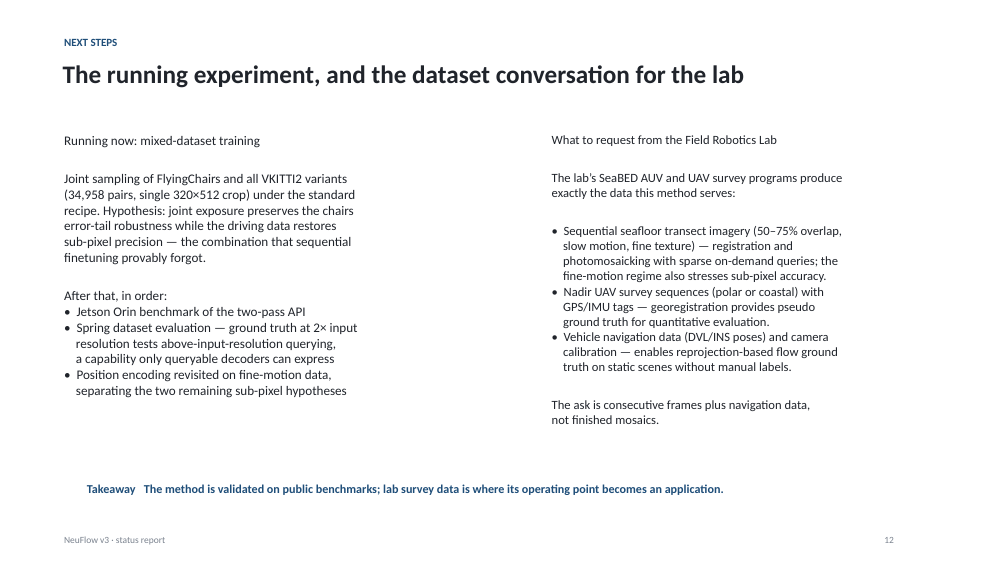
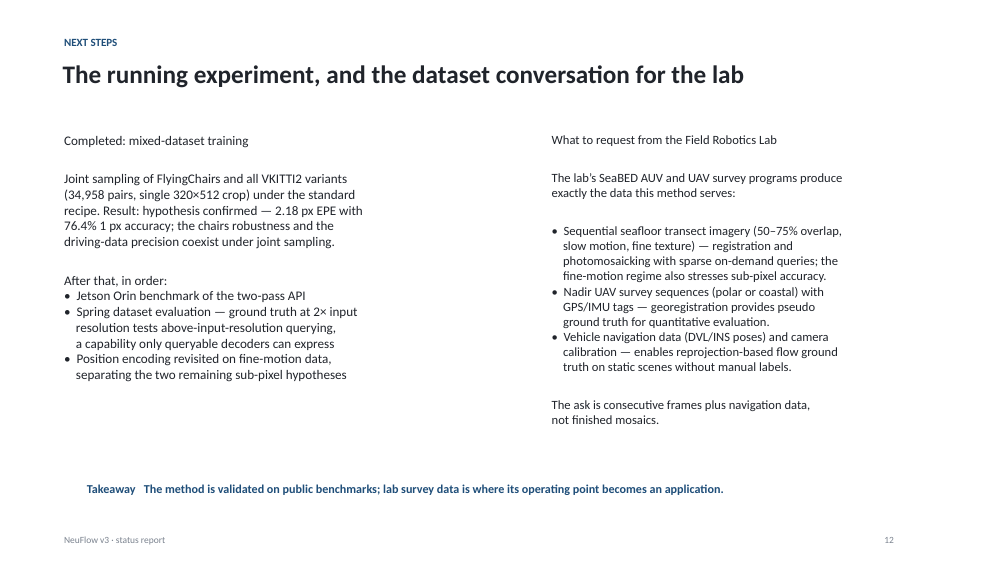
Before and after one commit to shrirag10/Neuflowv3, a slide deck: slide 12 of docs/NeuFlow_v3_status.pptx. Drawn at 1008x567 pixels with LibreOffice and Linux fonts; fonts in the diff are those of the drawing. Boxes give left, top, right and bottom in pixels: in the first picture for what was removed or moved away, otherwise in the second. Text is boxed around its words. In the diff, an @@ line names an element or a change of style, - is before the commit and + after.

Commit message:
Mixed-dataset result: 2.183 EPE / 76.4% 1px — best to date, beats v2 by 6% with near-parity precision

```diff
--- a/docs/NeuFlow_v3_status.pptx
+++ b/docs/NeuFlow_v3_status.pptx
@@ text at (x1=64, y1=136, x2=249, y2=148): text changed @@
-Running now: mixed-dataset training
+Completed: mixed-dataset training
@@ text at (x1=64, y1=206, x2=363, y2=249): text changed @@
-recipe. Hypothesis: joint exposure preserves the chairs
-error-tail robustness while the driving data restores
-sub-pixel precision — the combination that sequential
-finetuning provably forgot.
+recipe. Result: hypothesis confirmed — 2.18 px EPE with
+76.4% 1 px accuracy; the chairs robustness and the
+driving-data precision coexist under joint sampling.
```
Also in this commit, not shown: 2 other slides changed, 4 other files.
